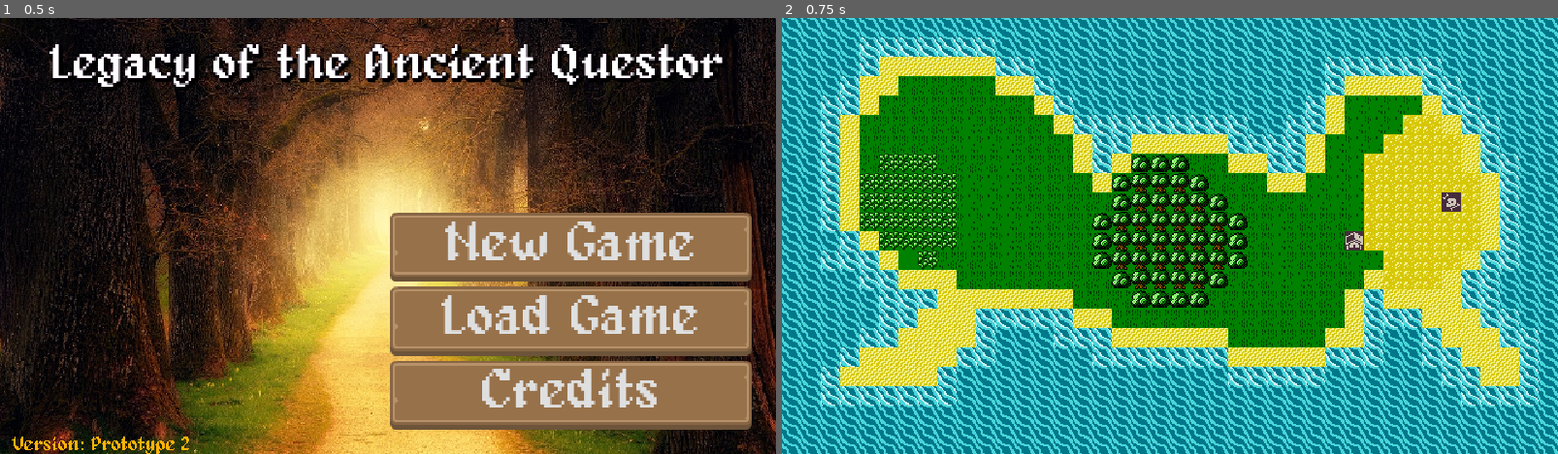
Above: before the commit, frames 1-2 (left to right).
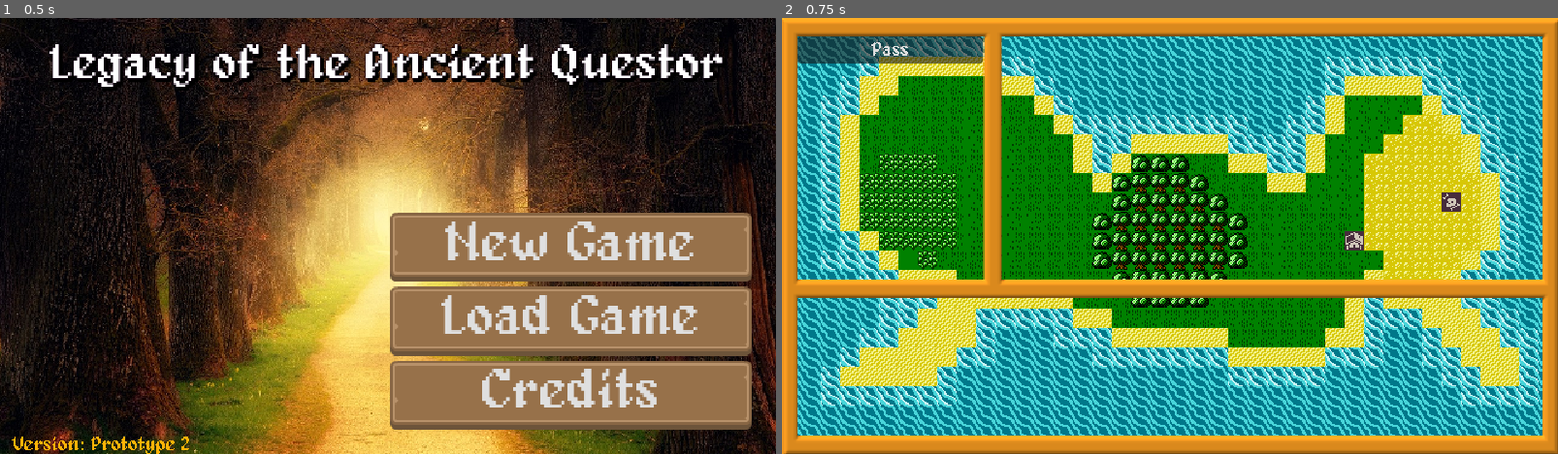
Above: after the commit, the same moments.

Repository: W3bbey/GodotLearning
Game: Godot game, scene res://scenes/UI/title_screen.tscn
The game is run twice, just before and just after one commit, with the same random seed, the same clock (stepped at 60 frames per second) and the same inputs.
Inputs:
- Up to frame 1 (0.5 s): no input
- Up to frame 2 (0.75 s): click "New Game" at 0.5 s

Frame 1 is identical in both runs. In frame 2, 19% of the frame differs, in the area x 0-100%, y 0-100%.

Commit message:
Add: command script

Diff:
--- a/scenes/UI/title_screen.tscn
+++ b/scenes/UI/title_screen.tscn
@@ -1,10 +1,10 @@
 [gd_scene format=3 uid="uid://7ur6w4325y0a"]
 
-[ext_resource type="Script" uid="uid://chfvsfabc1y25" path="res://scripts/title_screen.gd" id="1_82207"]
+[ext_resource type="Script" uid="uid://chfvsfabc1y25" path="res://scripts/title/title_screen.gd" id="1_82207"]
 [ext_resource type="Texture2D" uid="uid://by0tw6sfd45fu" path="res://gfx/title/tree-3094982_1280.jpg" id="1_en7bx"]
 [ext_resource type="FontFile" uid="uid://c7f4bop4ocbt3" path="res://fonts/alagard_by_pix3m-d6awiwp.ttf" id="2_u5veq"]
 [ext_resource type="Theme" uid="uid://da3i6nf2tt6sk" path="res://themes/default_theme.tres" id="3_wctsj"]
-[ext_resource type="Script" uid="uid://bx7iap0n15ww2" path="res://scripts/version.gd" id="4_yjsyi"]
+[ext_resource type="Script" uid="uid://bx7iap0n15ww2" path="res://scripts/UI/version.gd" id="4_yjsyi"]
 
 [sub_resource type="LabelSettings" id="LabelSettings_wctsj"]
 font = ExtResource("2_u5veq")
--- a/scenes/game_screen.tscn
+++ b/scenes/game_screen.tscn
@@ -1,9 +1,43 @@
 [gd_scene format=3 uid="uid://4ah724y5qocn"]
 
 [ext_resource type="Script" uid="uid://cg2ckrfa5fuf4" path="res://scripts/Game/game_screen.gd" id="1_8mhku"]
+[ext_resource type="Texture2D" uid="uid://cic2efmjqik12" path="res://gfx/ui/main_frame.png" id="2_3uriw"]
+[ext_resource type="FontFile" uid="uid://c7f4bop4ocbt3" path="res://fonts/alagard_by_pix3m-d6awiwp.ttf" id="3_dv2sx"]
 
 [node name="Game" type="Node" unique_id=955234468 node_paths=PackedStringArray("map")]
 script = ExtResource("1_8mhku")
 map = NodePath("Map")
 
 [node name="Map" type="Node" parent="." unique_id=572031870]
+
+[node name="UI" type="Control" parent="." unique_id=1481949117]
+layout_mode = 3
+anchors_preset = 15
+anchor_right = 1.0
+anchor_bottom = 1.0
+grow_horizontal = 2
+grow_vertical = 2
+
+[node name="TextureRect" type="TextureRect" parent="UI" unique_id=600900040]
+layout_mode = 1
+anchors_preset = 15
+anchor_right = 1.0
+anchor_bottom = 1.0
+grow_horizontal = 2
+grow_vertical = 2
+texture = ExtResource("2_3uriw")
+
+[node name="LeftPanel" type="VBoxContainer" parent="UI/TextureRect" unique_id=1645313630]
+layout_mode = 0
+offset_left = 13.0
+offset_top = 15.0
+offset_right = 166.0
+offset_bottom = 216.0
+
+[node name="CommandMenu" type="VBoxContainer" parent="UI/TextureRect/LeftPanel" unique_id=1586212408]
+layout_mode = 2
+
+[node name="PassButton" type="Button" parent="UI/TextureRect/LeftPanel/CommandMenu" unique_id=1187067592]
+layout_mode = 2
+theme_override_fonts/font = ExtResource("3_dv2sx")
+text = "Pass"
--- /dev/null
+++ b/scripts/Game/commands/command.gd
@@ -0,0 +1,9 @@
+# Removing the extend and adding class makes this script its own class
+class_name Command
+
+signal COMMAND_PROCESSED(lable)
+
+var command_label
+
+func execute():
+	COMMAND_PROCESSED.emit(command_label)
Binary file added: gfx/ui/main_frame.png
Not shown, added: gfx/ui/main_frame.png.import
Not shown, added: scripts/Game/commands/command.gd.uid
Renamed: scripts/game_manager.gd -> scripts/Game/game_manager.gd
Renamed: scripts/game_manager.gd.uid -> scripts/Game/game_manager.gd.uid
Renamed: scripts/version.gd -> scripts/UI/version.gd
Renamed: scripts/version.gd.uid -> scripts/UI/version.gd.uid
Renamed: scripts/title_screen.gd -> scripts/title/title_screen.gd
Renamed: scripts/title_screen.gd.uid -> scripts/title/title_screen.gd.uid
